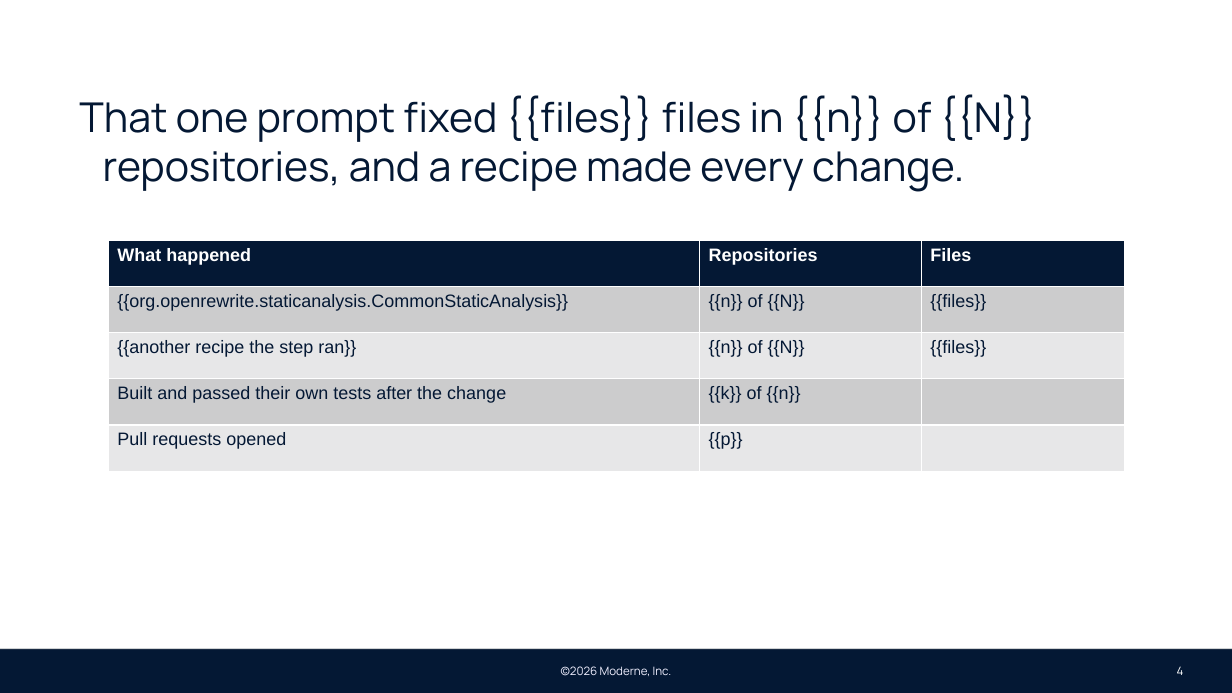
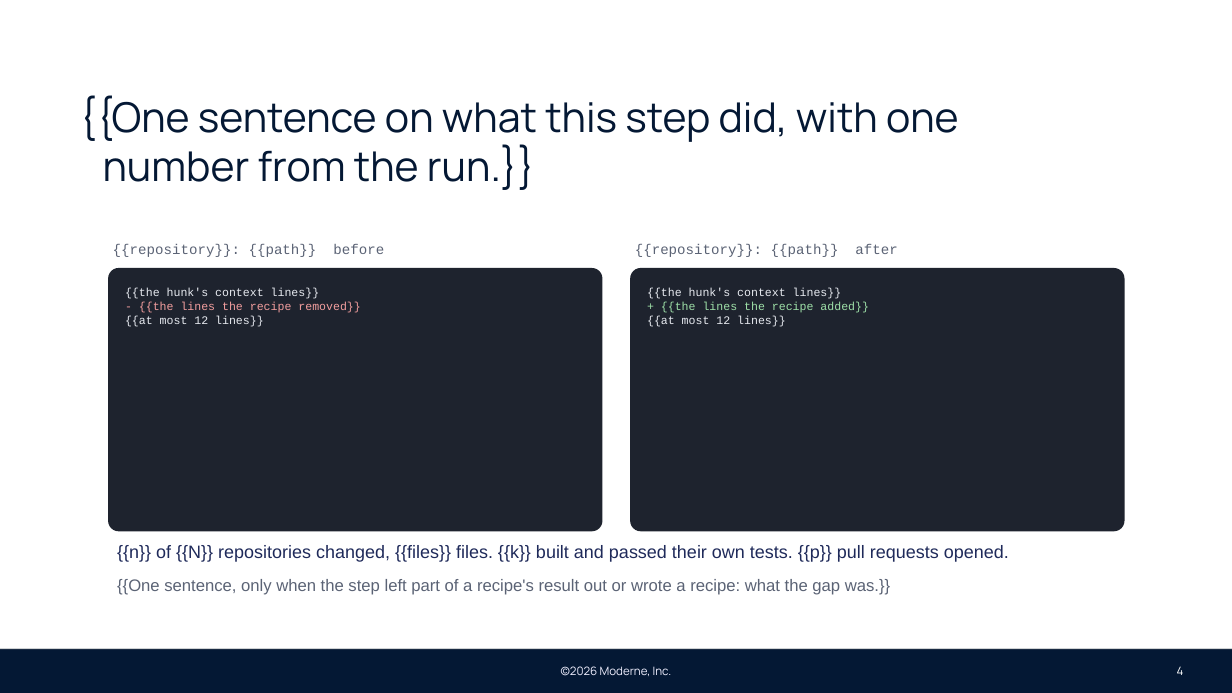
Before and after one commit to moderneinc/moderne-docs, a slide deck: slide 4 of static/decks/moderne-pov.pptx. Drawn at 1232x693 pixels with LibreOffice and Linux fonts; fonts in the diff are those of the drawing; background and template pictures are left out. Boxes give left, top, right and bottom in pixels: in the first picture for what was removed or moved away, otherwise in the second. Text is boxed around its words. In the diff, an @@ line names an element or a change of style, - is before the commit and + after.

```diff
--- a/static/decks/moderne-pov.pptx
+++ b/static/decks/moderne-pov.pptx
@@ text at [79,95,959,190]: text changed @@
-That one prompt fixed {{files}} files in {{n}} of {{N}} repositories, and a recipe made every change.
+{{One sentence on what this step did, with one number from the run.}}
@@ table removed at [108,240,1125,471], 5 rows, 3 columns @@
-What happened | Repositories | Files
-{{org.openrewrite.staticanalysis.CommonStaticAnalysis}} | {{n}} of {{N}} | {{files}}
-{{another recipe the step ran}} | {{n}} of {{N}} | {{files}}
-Built and passed their own tests after the change | {{k}} of {{n}} | 
-Pull requests opened | {{p}} | 
@@ rounded rectangle added at [108,268,603,531], fill #1E232E, 9 pt, text #E6E9EF @@
+{{the hunk's context lines}}
+- {{the lines the recipe removed}}
+{{at most 12 lines}}
@@ text added at [113,244,384,257], 11 pt, text #5B6375 @@
+{{repository}}: {{path}} before
@@ rounded rectangle added at [630,268,1125,531], fill #1E232E, 9 pt, text #E6E9EF @@
+{{the hunk's context lines}}
++ {{the lines the recipe added}}
+{{at most 12 lines}}
@@ text added at [635,244,897,257], 11 pt, text #5B6375 @@
+{{repository}}: {{path}} after
@@ text added at [117,545,1009,562], 14 pt, text #1F2A5A @@
+{{n}} of {{N}} repositories changed, {{files}} files. {{k}} built and passed their own tests. {{p}} pull requests opened.
@@ text added at [117,579,890,595], 13 pt, text #5B6375 @@
+{{One sentence, only when the step left part of a recipe's result out or wrote a recipe: what the gap was.}}
```
Also in this commit, not shown: 5 other slides changed, 2 slides added, 2 slides removed, 2 other files.
